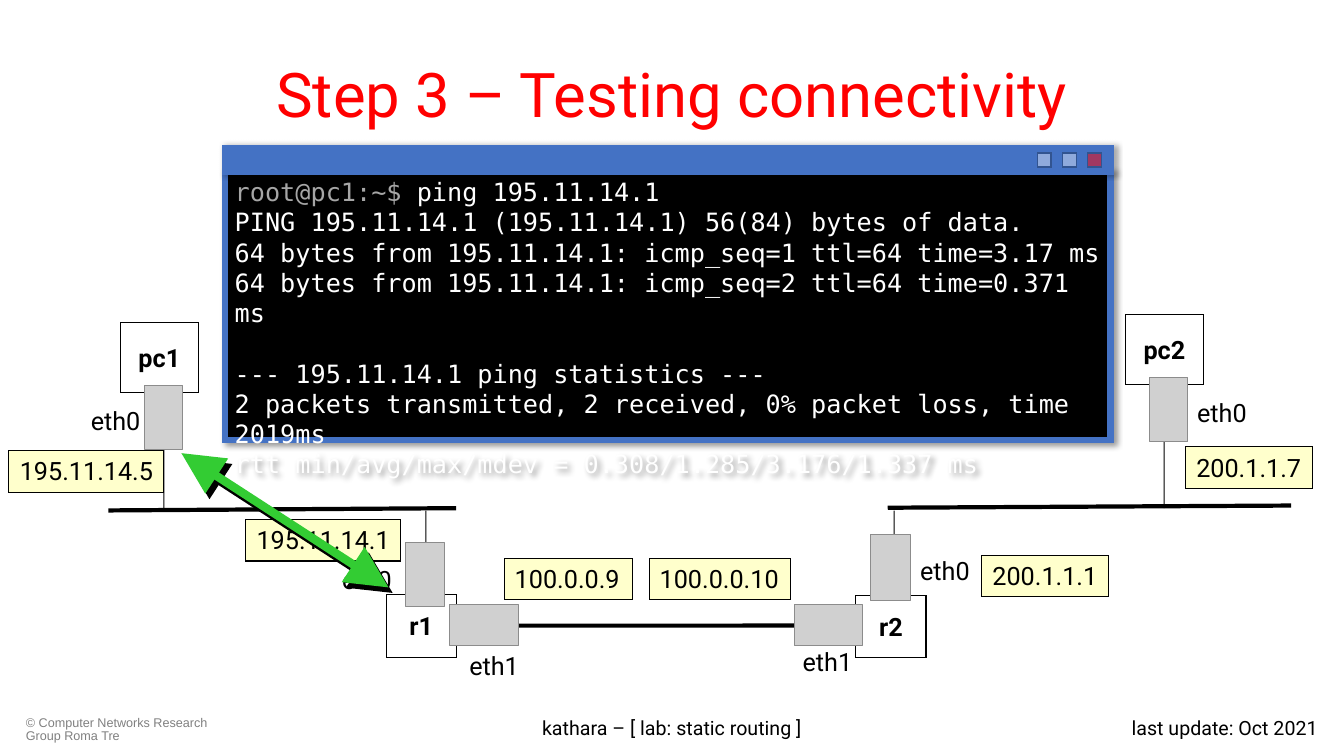
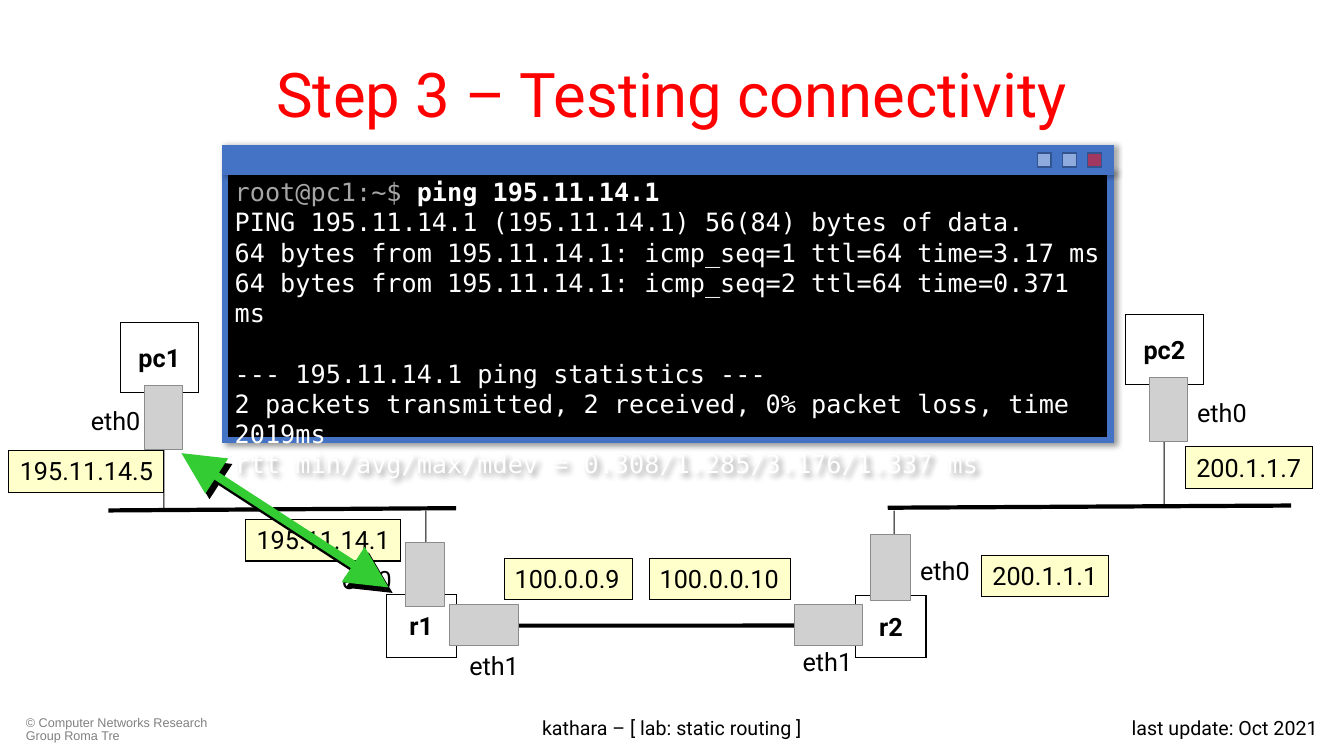
Before and after one commit to KatharaFramework/Kathara-Labs, a slide deck: slide 6 of main-labs/basic-topics/static-routing/004-kathara-lab_static-routing.pptx. Drawn at 1344x756 pixels with LibreOffice and Linux fonts; fonts in the diff are those of the drawing; grey boxes stand for pictures. Boxes give left, top, right and bottom in pixels: in the first picture for what was removed or moved away, otherwise in the second. Text is boxed around its words. In the diff, an @@ line names an element or a change of style, - is before the commit and + after.

```diff
--- a/main-labs/basic-topics/static-routing/004-kathara-lab_static-routing.pptx
+++ b/main-labs/basic-topics/static-routing/004-kathara-lab_static-routing.pptx
@@ text in rectangle at (235,180,660,207): bold on in "ping 195.11.14.1" @@
```
Also in this commit, not shown: 13 other slides changed, 1 other file.
